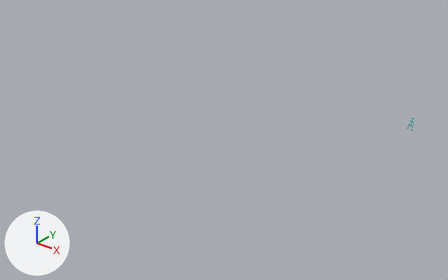
One commit to the Blender file assets/parkour.blend: the scene before it, then after it.
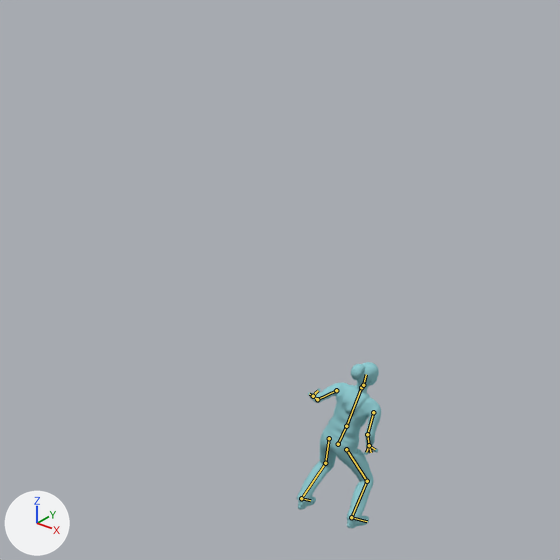
There are two pictures of each version: one whole from a 50 mm lens placed at (59.1, -36.0, 36.0), pointed at (16.1, 17.8, 2.6), one close up on the part from 85% to 96% of the width and 31% to 48% of the height. Arrows for +X, +Y and +Z are at lower left; the lights stay in place. Both versions are drawn at frame 220 of the action 'trailer5_parkour'; the numbers are the values there. The bones that bend it are drawn over the model as lines in the close-ups.
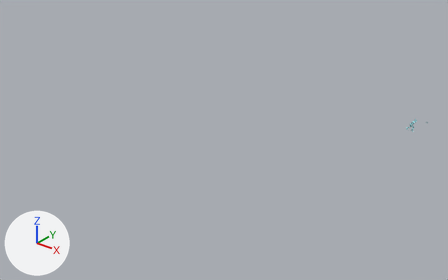
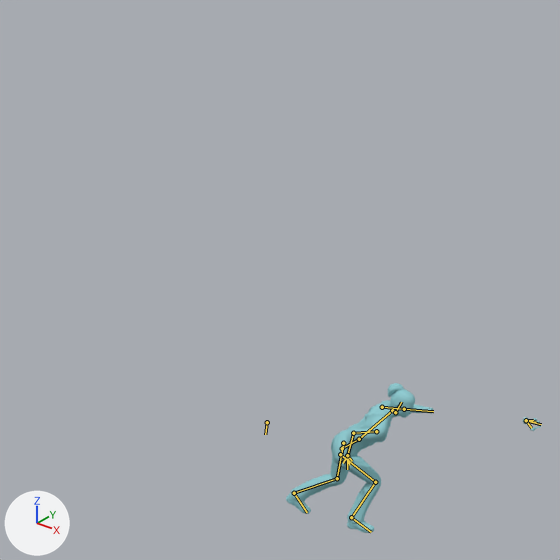
Boxes (x1, y1, x2, y2) around the edits, measured in the close-ups (560 x 560 px):
'mesh', posed
    before: (297, 362, 381, 528)
    after: (286, 383, 542, 533)
bone 'hips', root to tip
    before: (338, 444) to (346, 426)
    after: (342, 448) to (359, 439)

What the commit changed:
Bone 'attach_point' (bone_attach_point) moves from (0.0, 0.0, 0.0) to (31.625, 1.147, -37.05).
Bone 'attach_point' (bone_attach_point) turns from (0, 0, 0) to (62, -41, 152) degrees about its own x, y and z.
Bone 'hips' (bone_hips) moves from (0.147, -0.267, -0.287) to (0.241, -0.275, -0.375).
Bone 'hips' (bone_hips) turns from (76, -111, -68) to (56, -164, -13) degrees about its own x, y and z.
Bone 'handIK.L' (bone_handik_l) moves from (0.306, -0.36, -0.216) to (-1.017, -2.146, -0.872).
Bone 'handIK.L' (bone_handik_l) turns from (-22, 20, -118) to (-23, -23, 145) degrees about its own x, y and z.
Bone 'handIK.R' (bone_handik_r) moves from (0.045, -0.739, -0.857) to (-0.315, -0.941, -0.96).
Bone 'handIK.R' (bone_handik_r) turns from (30, 146, -14) to (-113, -10, 140) degrees about its own x, y and z.
Bone 'footIK.L' (bone_footik_l) moves from (0.0, 0.002, 0.002) to (0.006, 0.073, 0.077).
Bone 'footIK.L' (bone_footik_l) turns from (-27, 24, -97) to (-74, 5, -169) degrees about its own x, y and z.
Bone 'footIK.R' (bone_footik_r) turns from (-31, 21, -111) to (-45, 0, -179) degrees about its own x, y and z.
